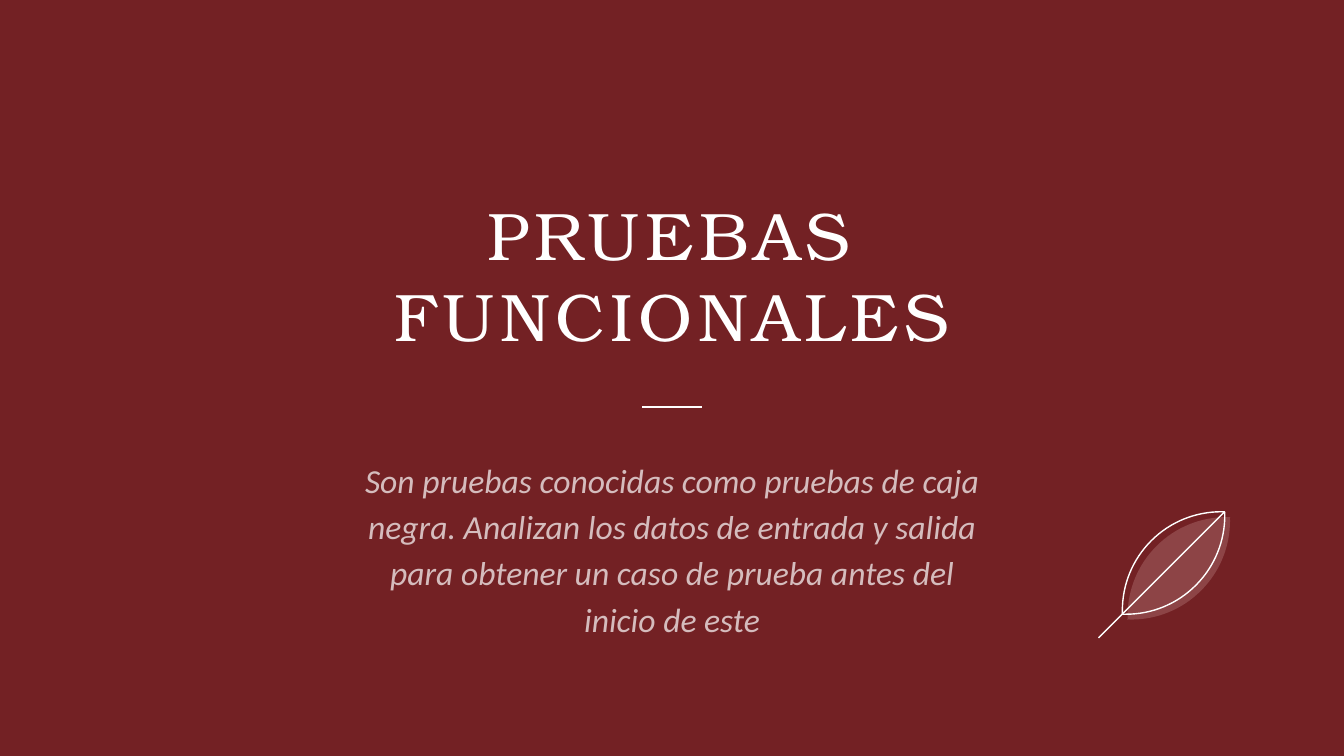
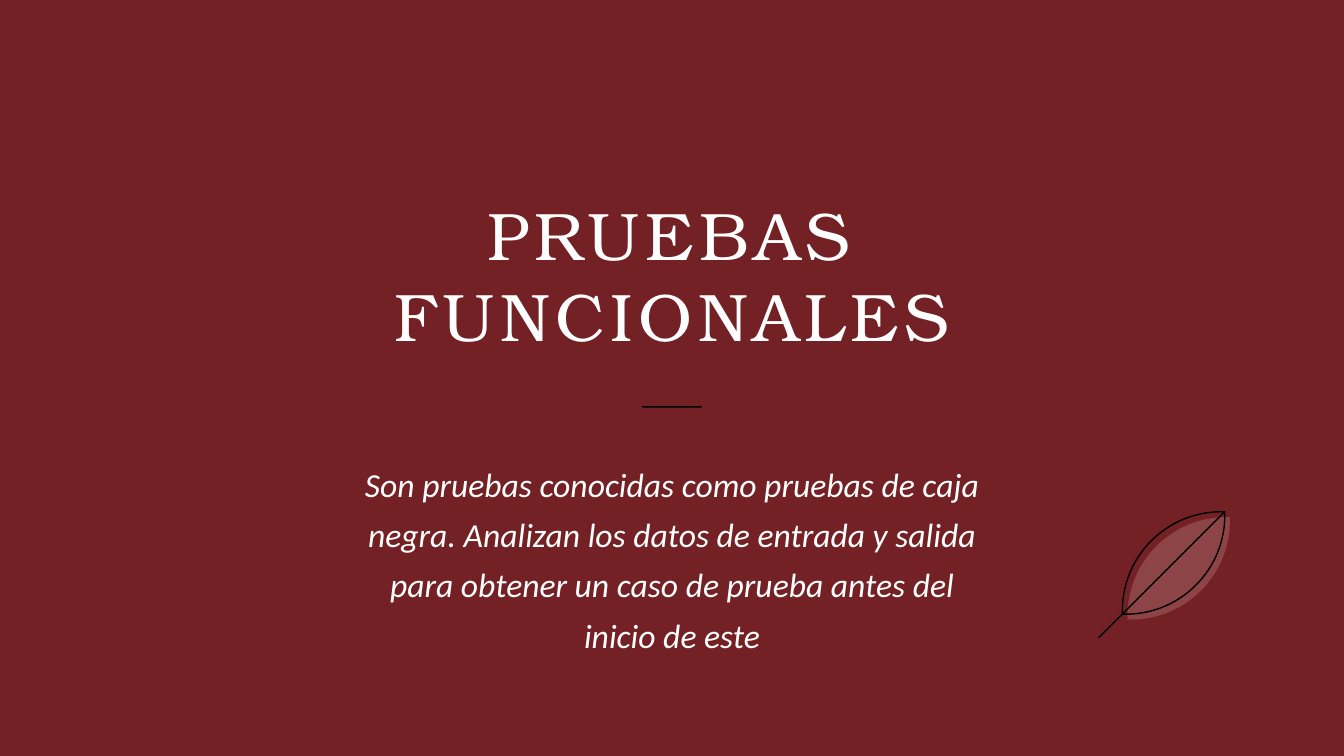
Before and after one commit to DAWEQUIPO5ENTORNOS/ProyectHtml, a slide deck: slide 2 of Sprint 3 - Story2.pptx. Drawn at 1344x756 pixels with LibreOffice and Linux fonts; fonts in the diff are those of the drawing. Boxes give left, top, right and bottom in pixels: in the first picture for what was removed or moved away, otherwise in the second. Text is boxed around its words. In the diff, an @@ line names an element or a change of style, - is before the commit and + after.

```diff
--- a/Sprint 3 - Story2.pptx
+++ b/Sprint 3 - Story2.pptx
@@ line (642, 407) - (702, 407): stroke #FFFFFF 1 pt to #000000 0.99 pt @@
@@ text "Son pruebas conocidas como pruebas ..." at [365, 473, 978, 649]: text colour #FFFFFF at 70% opacity to #FFFFFF; line spacing 1.15 to 1.25 @@
@@ freeform shape at [1101, 490, 1247, 636]: outline #FFFFFF 1 pt to #000000 0.99 pt; rotation 45 to 225 degrees @@
@@ freeform shape at [1105, 495, 1252, 642]: outline redrawn @@
@@ line (1225, 512) - (1099, 638): stroke #FFFFFF 1 pt to #000000 0.99 pt @@
```
Also in this commit, not shown: 7 other slides changed, 1 slide added.
